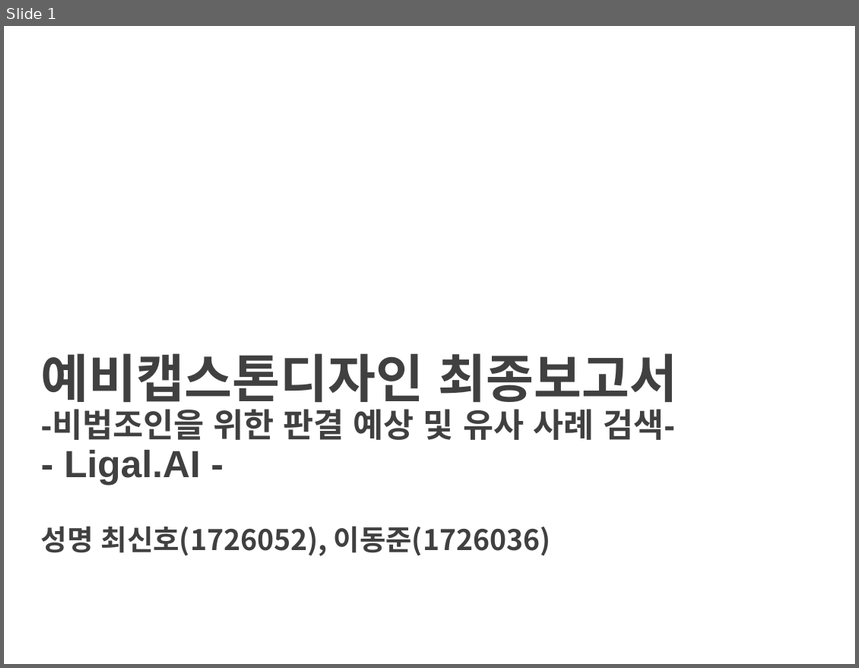
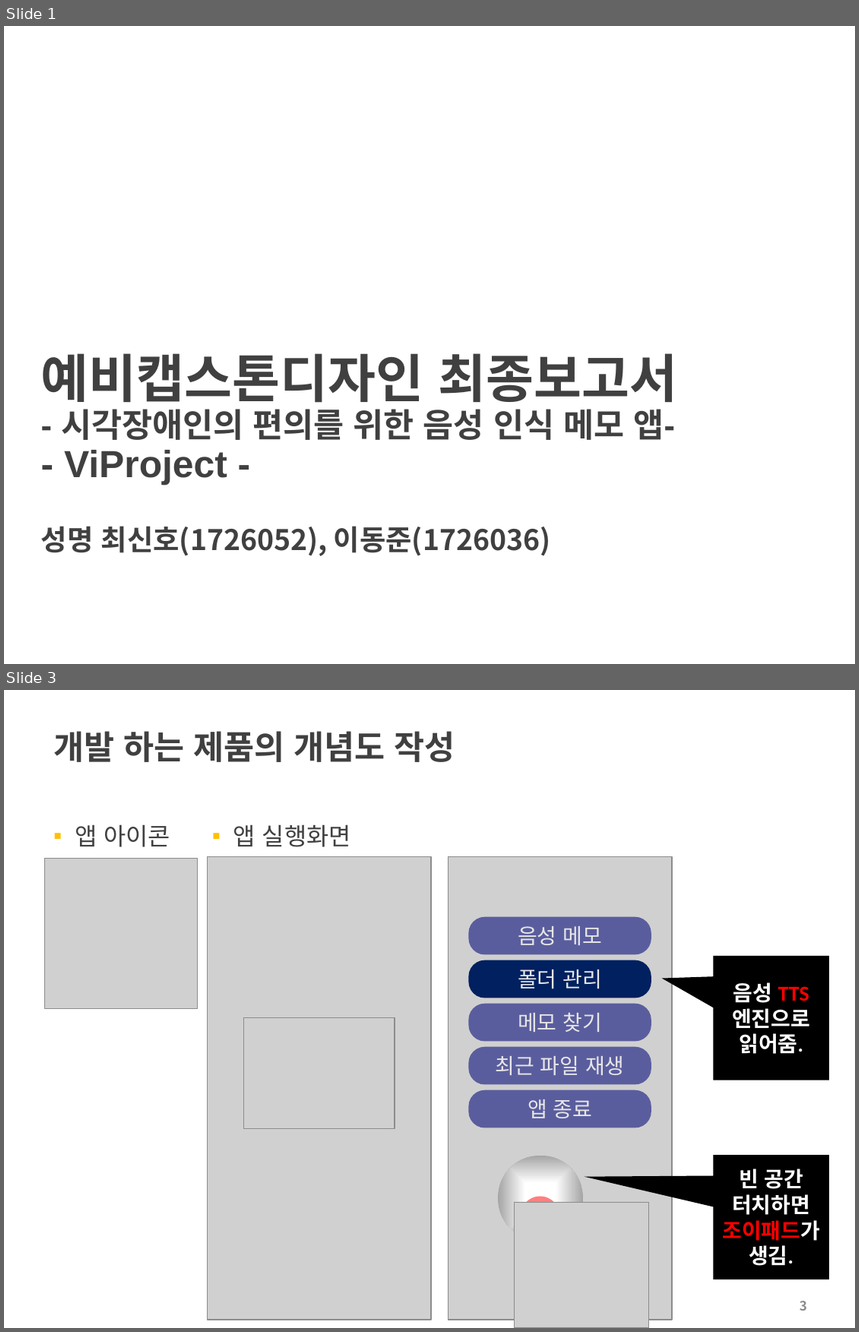
Before and after one commit to choisinho/capstone1, a slide deck: 2022-2-PreCapstoneDesign-최종보고서.pptx. Shown one above the other, each under a label of ours: slide 1 before the commit, slides 1 and 3 after it; the slides between them are not shown. The pictures are 859x668 and 859x1332 pixels, drawn with LibreOffice and Linux fonts; fonts in the diff are those of the drawing; grey boxes stand for pictures; background and template pictures are left out. Boxes give left, top, right and bottom in pixels: in the first picture for what was removed or moved away, otherwise in the second. Text is boxed around its words. In the diff, an @@ line names an element or a change of style, - is before the commit and + after.

```diff
--- a/2022-2-PreCapstoneDesign-최종보고서.pptx
+++ b/2022-2-PreCapstoneDesign-최종보고서.pptx
@@ slide 3 added at (x1=4, y1=690, x2=855, y2=1328), background #FFFFFF @@
@@ title added at (x1=53, y1=731, x2=455, y2=762), 28 pt, text #404040, bold @@
+개발 하는 제품의 개념도 작성
@@ text added at (x1=75, y1=825, x2=170, y2=847), 20.4 pt, text #404040 @@
+▪ 앱 아이콘
@@ text added at (x1=234, y1=825, x2=351, y2=847), 20.4 pt, text #404040 @@
+▪ 앱 실행화면
@@ picture added at (x1=45, y1=858, x2=197, y2=1009) @@
@@ picture added at (x1=208, y1=857, x2=431, y2=1320) @@
@@ picture added at (x1=449, y1=857, x2=672, y2=1320) @@
@@ rounded rectangle added at (x1=469, y1=917, x2=652, y2=954), fill #5A5D9D, 18 pt, text #E7E6E6 @@
+음성 메모
@@ rounded rectangle added at (x1=469, y1=961, x2=652, y2=998), fill #002060, 18 pt, text #E7E6E6 @@
+폴더 관리
@@ speech box added at (x1=713, y1=955, x2=829, y2=1080), fill #000000, 18 pt, text #FFFFFF, bold @@
+음성 TTS
+엔진으로
+읽어줌.
@@ rounded rectangle added at (x1=469, y1=1003, x2=652, y2=1040), fill #5A5D9D, 18 pt, text #E7E6E6 @@
+메모 찾기
@@ picture added at (x1=244, y1=1018, x2=395, y2=1129) @@
@@ rounded rectangle added at (x1=469, y1=1046, x2=652, y2=1084), fill #5A5D9D, 18 pt, text #E7E6E6 @@
+최근 파일 재생
@@ rounded rectangle added at (x1=469, y1=1090, x2=652, y2=1128), fill #5A5D9D, 18 pt, text #E7E6E6 @@
+앱 종료
@@ ellipse added at (x1=498, y1=1156, x2=583, y2=1241), fill gradient #FFFFFF to #A5A5A5 @@
@@ speech box added at (x1=713, y1=1156, x2=829, y2=1280), fill #000000, 18 pt, text #FFFFFF, bold @@
+빈 공간 터치하면
+조이패드가 생김.
@@ picture added at (x1=514, y1=1202, x2=648, y2=1328) @@
@@ ellipse added at (x1=521, y1=1196, x2=559, y2=1235), fill #FF0000 at 50% opacity @@
@@ page number added at (x1=800, y1=1301, x2=807, y2=1311), 11 pt, text #8C8C8C, bold @@
+3
@@ slide 1 changed as well @@
@@ title at (x1=41, y1=354, x2=678, y2=485): text changed @@
-예비캡스톤디자인 최종보고서
--비법조인을 위한 판결 예상 및 유사 사례 검색-
-- Ligal.AI -
+예비캡스톤디자인 최종보고서
+- 시각장애인의 편의를 위한 음성 인식 메모 앱-
+- ViProject -
```
Also in this commit, not shown: 1 other slide changed, 2 other slides added, 2 slides removed, 3 other files.
